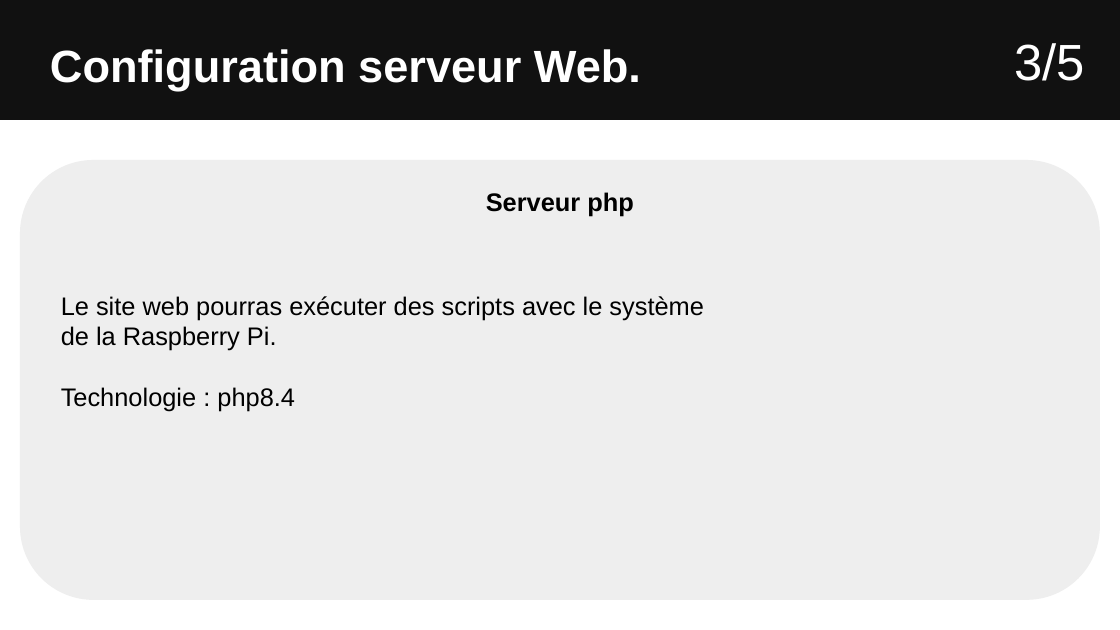
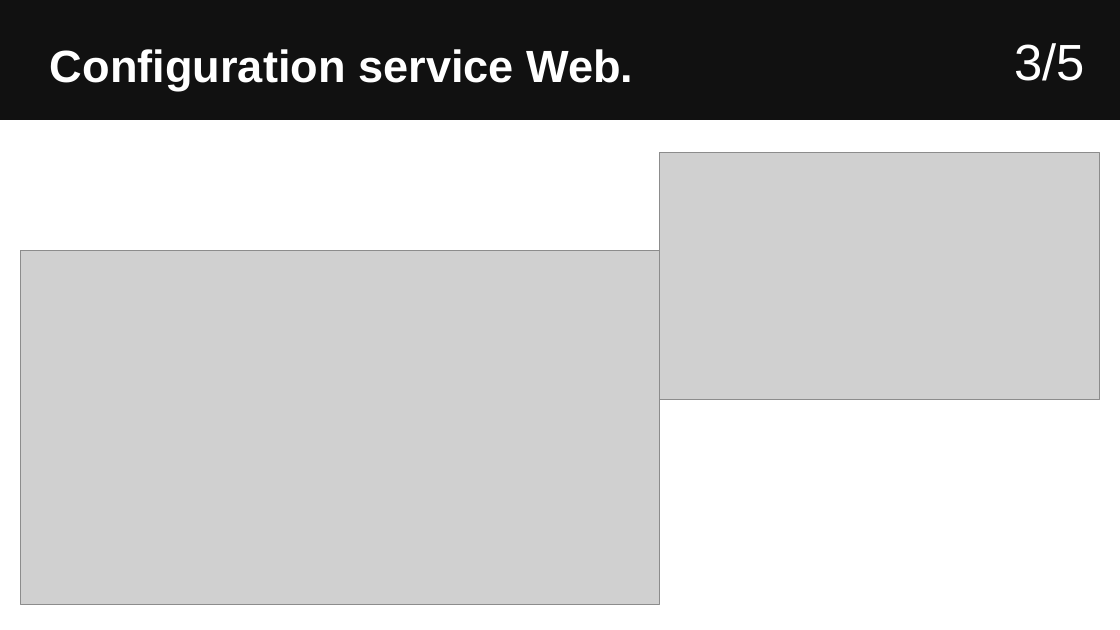
Before and after one commit to Sauvage89/sechoir-houblon, a slide deck: slide 22 of doc/diaporama/revu2/revu2_sauvage.odp (slide 25 before the commit). Drawn at 1120x630 pixels with LibreOffice and Linux fonts; fonts in the diff are those of the drawing; grey boxes stand for pictures. Boxes give left, top, right and bottom in pixels: in the first picture for what was removed or moved away, otherwise in the second. Text is boxed around its words. In the diff, an @@ line names an element or a change of style, - is before the commit and + after.

```diff
--- a/doc/diaporama/revu2/revu2_sauvage.odp
+++ b/doc/diaporama/revu2/revu2_sauvage.odp
@@ text at [50, 49, 633, 90]: text changed @@
-Configuration serveur Web.
+Configuration service Web.
@@ rounded rectangle removed at [20, 160, 1101, 600] @@
-Serveur php
@@ picture added at [661, 152, 1101, 399] @@
@@ picture added at [20, 251, 661, 605] @@
@@ text removed at [61, 296, 704, 412] @@
-Le site web pourras exécuter des scripts avec le système de la Raspberry Pi.
-Technologie : php8.4
```
Also in this commit, not shown: 11 other slides changed, 2 slides removed, 1 other file.
